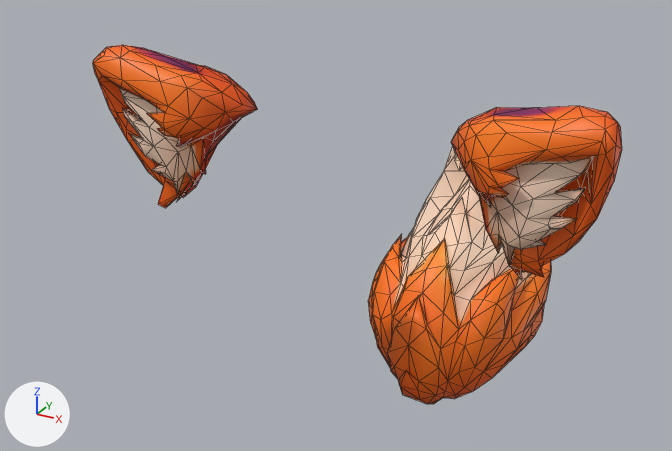
Before and after pictures for a commit that changed the FBX model art/models/accessories/creamsicle_fox/CreamsicleFoxWear.fbx.
One viewpoint serves both versions: a camera (50 mm lens) standing at (0.775, -1.407, 1.41) and looking at (-0.195, 0.357, 0.528). Lighting does not change. The marker at lower left points along +X, +Y and +Z. The first picture is the older version. Mesh edges are drawn as thin lines.

Names of what the first picture shows: 'EarL', 'EarR', 'Tail'.
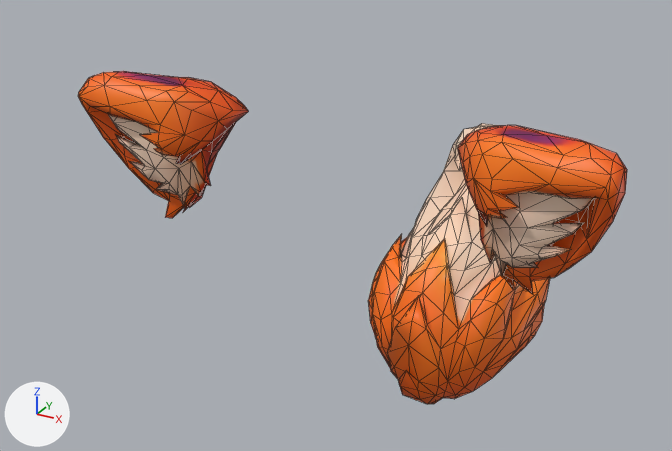
Location of each change, [x1, y1, x2, y2] in pixels of the pictures (672 x 451 px):
'EarL', reshaped, moved
    before: [451, 106, 622, 279]
    after: [457, 125, 627, 294]
'EarR', reshaped, moved (10% shorter)
    before: [93, 45, 257, 208]
    after: [78, 71, 249, 218]

Edits to the bpy script that builds the scene:
```text
Change me_meshes_0:
    used by ob_earr; location = (-0.346, 0.0, 0.712)
    remove me_meshes_0.from_pydata(...)  # 192 vertices, 380 faces; spans x -0.165..0.144, y -0.077..0.097, z -0.039..0.291
    add me_meshes_0.from_pydata(...)  # 192 vertices, 380 faces; spans x -0.195..0.116, y -0.102..0.083, z -0.037..0.264
    me_meshes_0 part 1: 186 of 192 vertices moved; they spanned x -0.165..0.144, y -0.077..0.097, z -0.039..0.291 and now span x -0.195..0.116, y -0.102..0.083, z -0.037..0.264; mean shift (-0.018, -0.015, -0.013); largest move (-0.159, -0.038, 0.272) -> (-0.194, -0.07, 0.235)
Change me_meshes_0__007:
    used by ob_earl; location = (0.346, 0.0, 0.713)
    remove me_meshes_0__007.from_pydata(...)  # 162 vertices, 320 faces; spans x -0.142..0.164, y -0.081..0.094, z -0.026..0.294
    add me_meshes_0__007.from_pydata(...)  # 162 vertices, 320 faces; spans x -0.112..0.194, y -0.105..0.081, z -0.026..0.27
    me_meshes_0__007 part 2: 159 of 162 vertices moved; they spanned x -0.142..0.164, y -0.081..0.094, z -0.026..0.294 and now span x -0.112..0.194, y -0.105..0.081, z -0.026..0.27; mean shift (0.019, -0.015, -0.012); largest move (0.154, -0.039, 0.281) -> (0.191, -0.072, 0.246)
Change ob_earr:
    ob_earr.location: (-0.346, 0.0, 0.712) -> (-0.334, 0.001, 0.69)
Change ob_earl:
    ob_earl.location: (0.346, 0.0, 0.713) -> (0.334, 0.001, 0.691)
```
